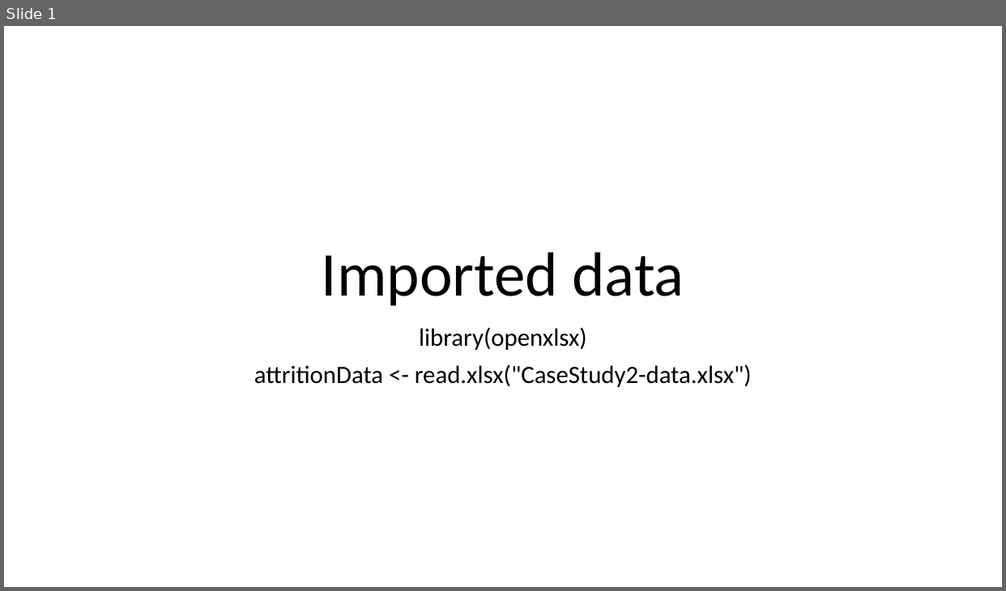
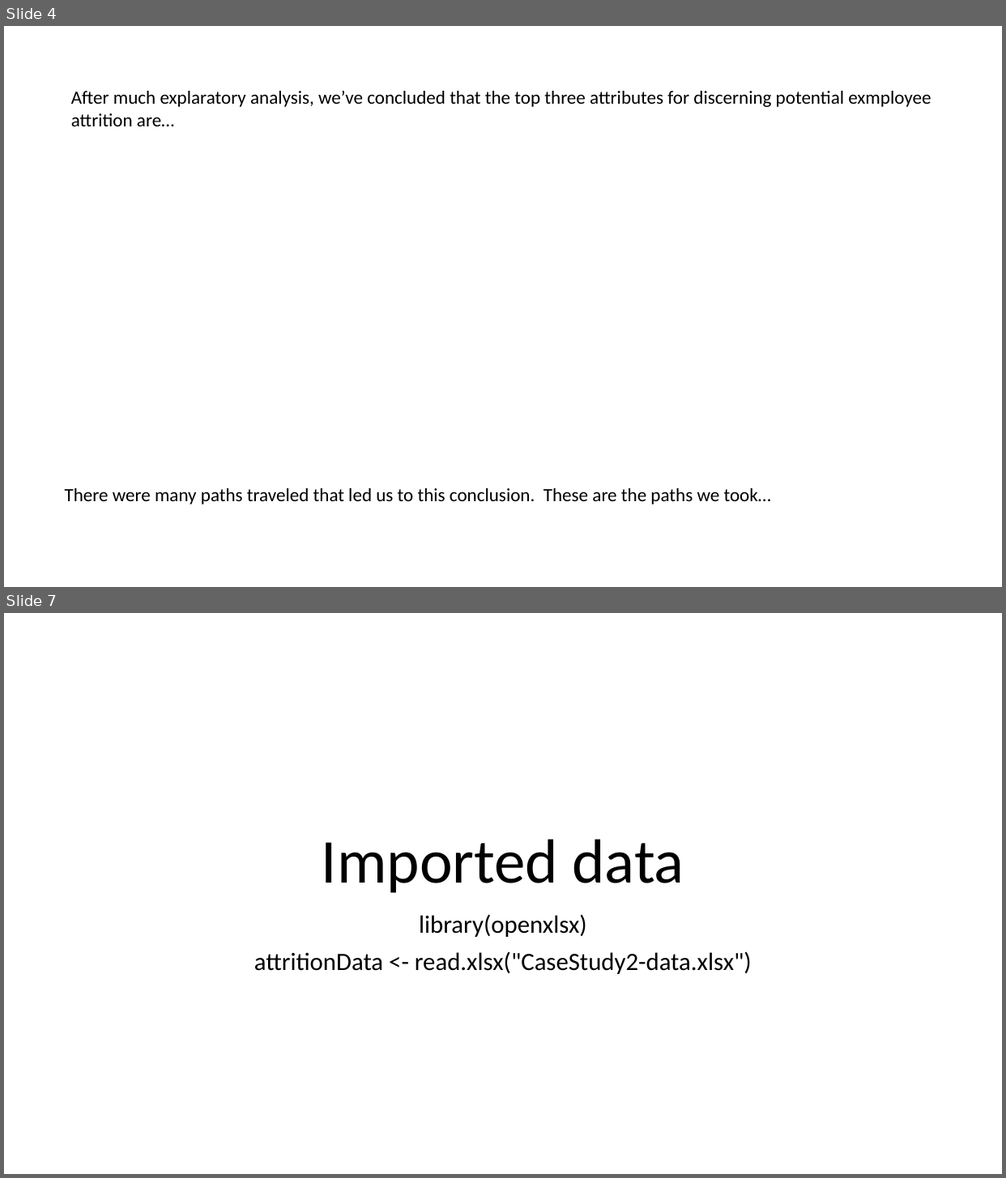
Before and after one commit to vazquezs123/DATA_SCIENCE_CS02, a slide deck: case_study_02_presentation.pptx. Shown one above the other, each under a label of ours: slide 1 before the commit, slides 4 and 7 after it; the slides between them are not shown. The pictures are 1006x591 and 1006x1178 pixels, drawn with LibreOffice and Linux fonts; fonts in the diff are those of the drawing. Boxes give left, top, right and bottom in pixels: in the first picture for what was removed or moved away, otherwise in the second. Text is boxed around its words. In the diff, an @@ line names an element or a change of style, - is before the commit and + after.

```diff
--- a/case_study_02_presentation.pptx
+++ b/case_study_02_presentation.pptx
@@ slide 4 added at (4, 26, 1002, 587), background #FFFFFF @@
@@ text added at (71, 91, 931, 126), 18 pt, text #000000 @@
+After much explaratory analysis, we’ve concluded that the top three attributes for discerning potential exmployee attrition are…
@@ text added at (65, 489, 771, 505), 18 pt, text #000000 @@
+There were many paths traveled that led us to this conclusion. These are the paths we took…
@@ what was slide 1 is now slide 7 @@
```
Also in this commit, not shown: 11 other slides added, 1 slide removed, 3 other files.
